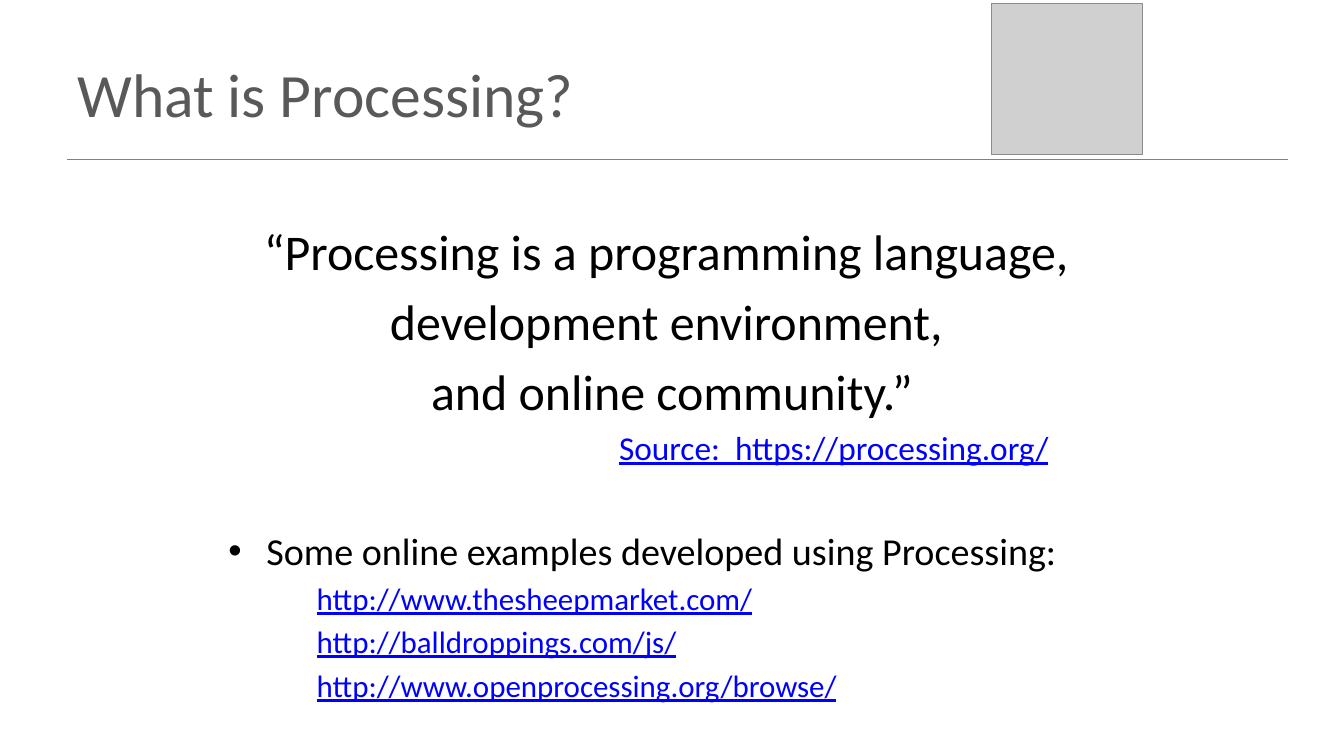
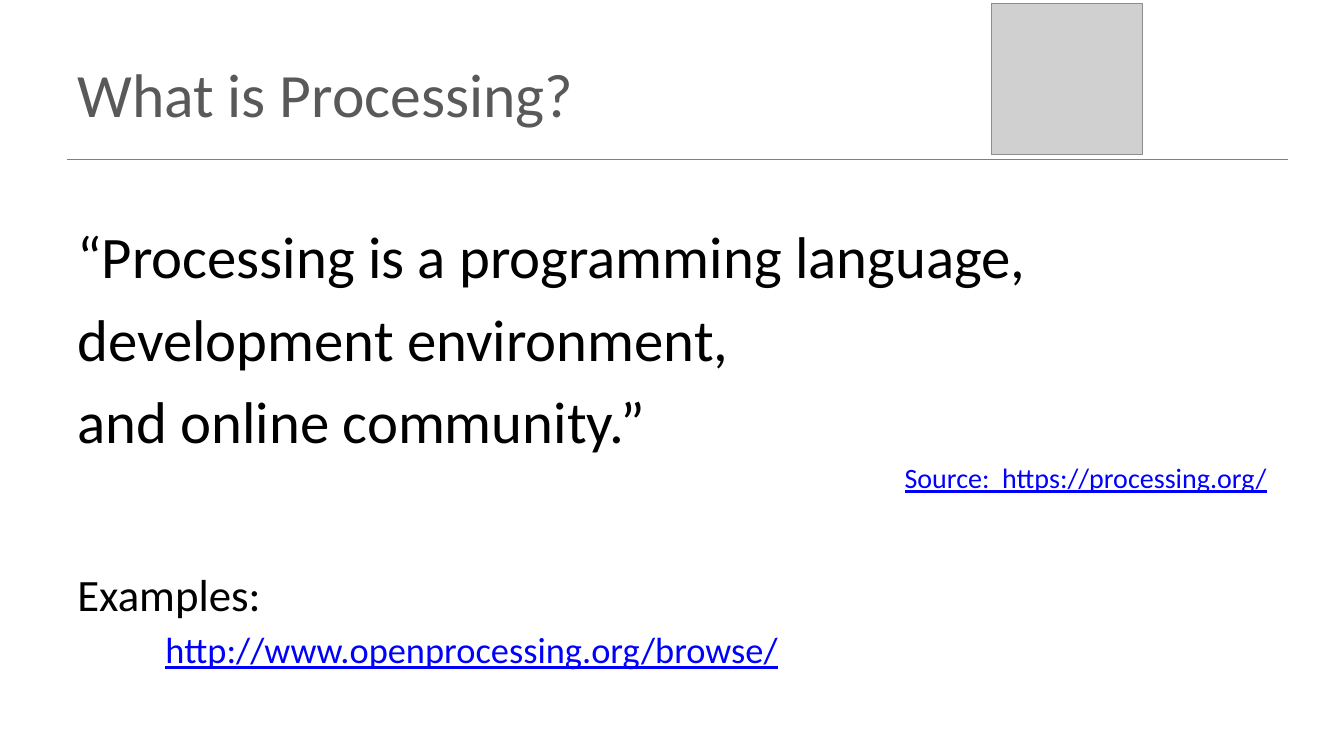
Before and after one commit to wit-hdip-comp-sci-2019/wit-hdip-comp-sci-2019.github.io, a slide deck: slide 18 of g1-induction/unit-1-semester-1/talk-3-programming/a-intro-to-programming.pptx (slide 13 before the commit). Drawn at 1344x756 pixels with LibreOffice and Linux fonts; fonts in the diff are those of the drawing; grey boxes stand for pictures. Boxes give left, top, right and bottom in pixels: in the first picture for what was removed or moved away, otherwise in the second. Text is boxed around its words. In the diff, an @@ line names an element or a change of style, - is before the commit and + after.

```diff
--- a/g1-induction/unit-1-semester-1/talk-3-programming/a-intro-to-programming.pptx
+++ b/g1-induction/unit-1-semester-1/talk-3-programming/a-intro-to-programming.pptx
@@ text "“Processing is a programming language,": place and size @@
-text "“Processing is a programming language," at [264, 234, 1068, 703]
+text "“Processing is a programming language," at [77, 235, 1266, 670]
@@ text at [77, 235, 1266, 670]: size 35.7 to 42 pt in "“Processing is a programming language,", "development environment,", "and online community.”"; size 23.8 to 20 pt in "Source: https://processing.org/"; size 22.1 to 26 pt in "http://www.openprocessing.org/browse/"; alignment centre to left; more space between paragraphs; alignment left to right @@
@@ text at [77, 580, 260, 619]: text changed; size 22.1 to 32 pt; text colour #0000FF to #000000 @@
-• Some online examples developed using Processing:
-    http://www.thesheepmarket.com/
-    http://balldroppings.com/js/
+Examples:
```
Also in this commit, not shown: 10 other slides changed, 8 slides added, 3 slides removed, 11 other files.
